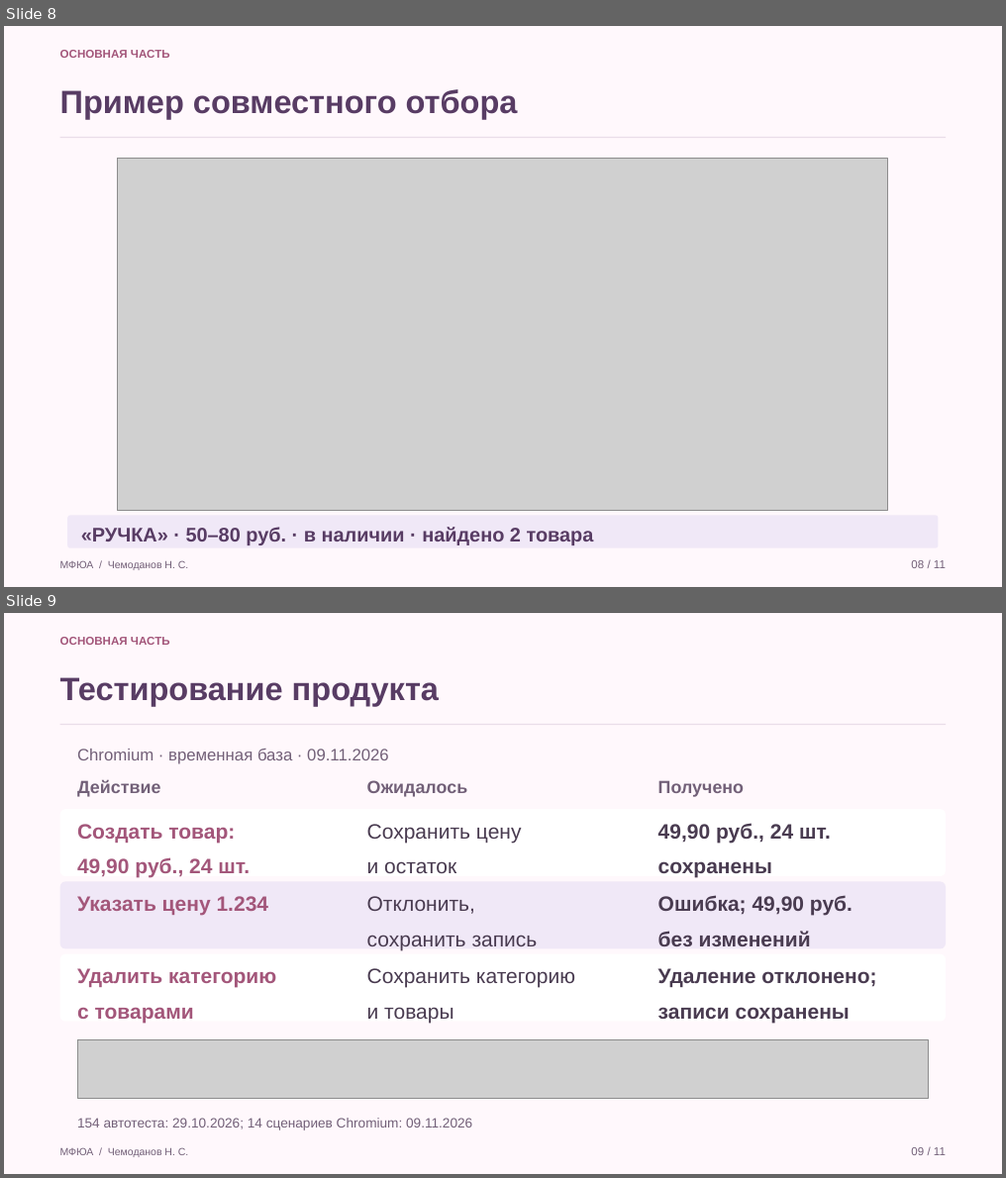
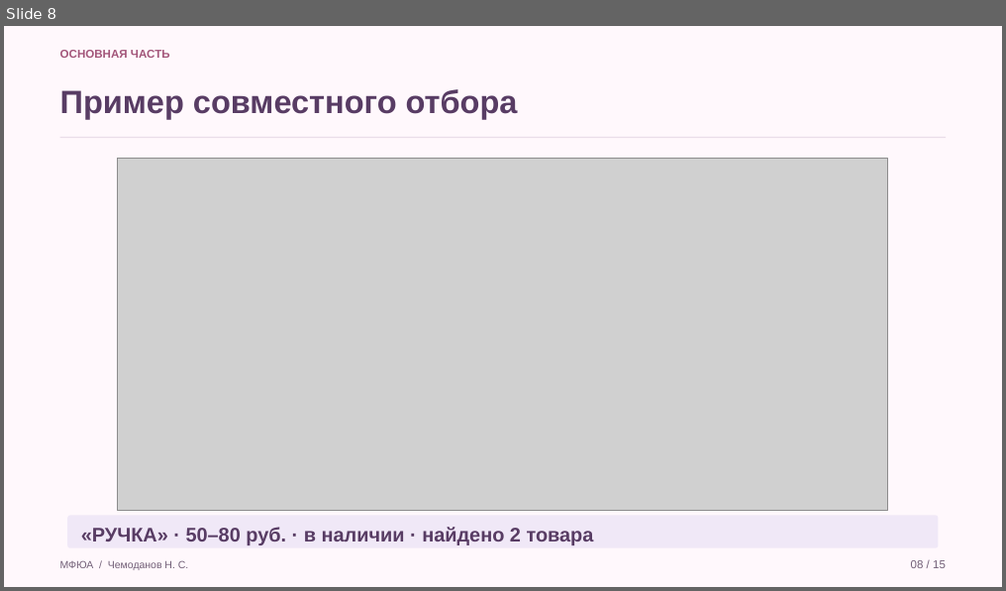
Before and after one commit to Koryza/kyyyyyrsach, a slide deck: docs/defense/catalog_defense.pptx. Shown one above the other, each under a label of ours: slides 8 and 9 before the commit, slide 8 after it. The pictures are 1006x1178 and 1006x591 pixels, drawn with LibreOffice and Linux fonts; fonts in the diff are those of the drawing; grey boxes stand for pictures. Boxes give left, top, right and bottom in pixels: in the first picture for what was removed or moved away, otherwise in the second. Text is boxed around its words. In the diff, an @@ line names an element or a change of style, - is before the commit and + after.

Commit message:
Исправил схему и добавил тестирование

```diff
--- a/docs/defense/catalog_defense.pptx
+++ b/docs/defense/catalog_defense.pptx
@@ slide 9 removed at (4,613,1002,1174), background #FFF8FC @@
@@ text removed at (60,637,170,645) @@
-ОСНОВНАЯ ЧАСТЬ
@@ text removed at (60,677,439,706) @@
-Тестирование продукта
@@ rectangle removed at (60,724,945,725) @@
@@ text removed at (77,749,389,764) @@
-Chromium · временная база · 09.11.2026
@@ text removed at (77,779,160,797) @@
-Действие
@@ text removed at (367,780,468,797) @@
-Ожидалось
@@ text removed at (658,780,744,797) @@
-Получено
@@ rounded rectangle removed at (60,809,945,876) @@
@@ text removed at (77,824,250,878) @@
-Создать товар:
-49,90 руб., 24 шт.
@@ text removed at (367,824,522,873) @@
-Сохранить цену
-и остаток
@@ text removed at (658,823,831,878) @@
-49,90 руб., 24 шт.
-сохранены
@@ rounded rectangle removed at (60,881,945,950) @@
@@ text removed at (77,896,269,915) @@
-Указать цену 1.234
@@ text removed at (367,896,538,951) @@
-Отклонить,
-сохранить запись
@@ text removed at (658,895,852,947) @@
-Ошибка; 49,90 руб.
-без изменений
@@ rounded rectangle removed at (60,955,945,1022) @@
@@ text removed at (77,968,276,1023) @@
-Удалить категорию
-с товарами
@@ text removed at (367,968,575,1023) @@
-Сохранить категорию
-и товары
@@ text removed at (658,968,876,1023) @@
-Удаление отклонено;
-записи сохранены
@@ picture removed at (77,1040,929,1099) @@
@@ text removed at (77,1118,472,1131) @@
-154 автотеста: 29.10.2026; 14 сценариев Chromium: 09.11.2026
@@ text removed at (60,1148,188,1157) @@
-МФЮА / Чемоданов Н. С.
@@ text removed at (911,1148,945,1156) @@
-09 / 11
@@ slide 8 changed as well @@
@@ text at (911,561,945,569): text changed @@
-08 / 11
+08 / 15
```
Also in this commit, not shown: 9 other slides changed, 5 slides added, 23 other files.
